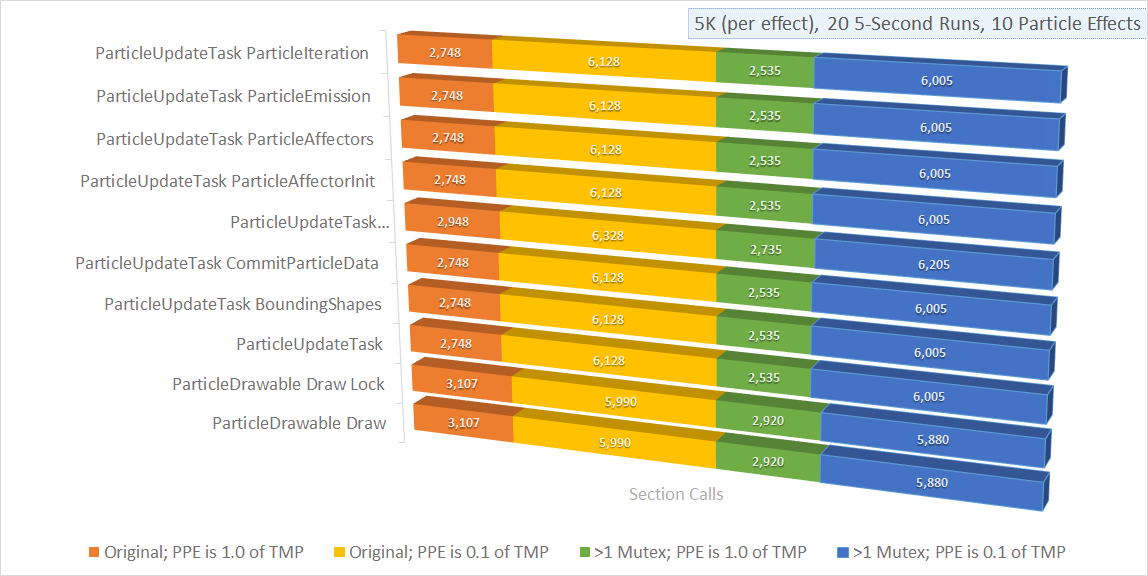
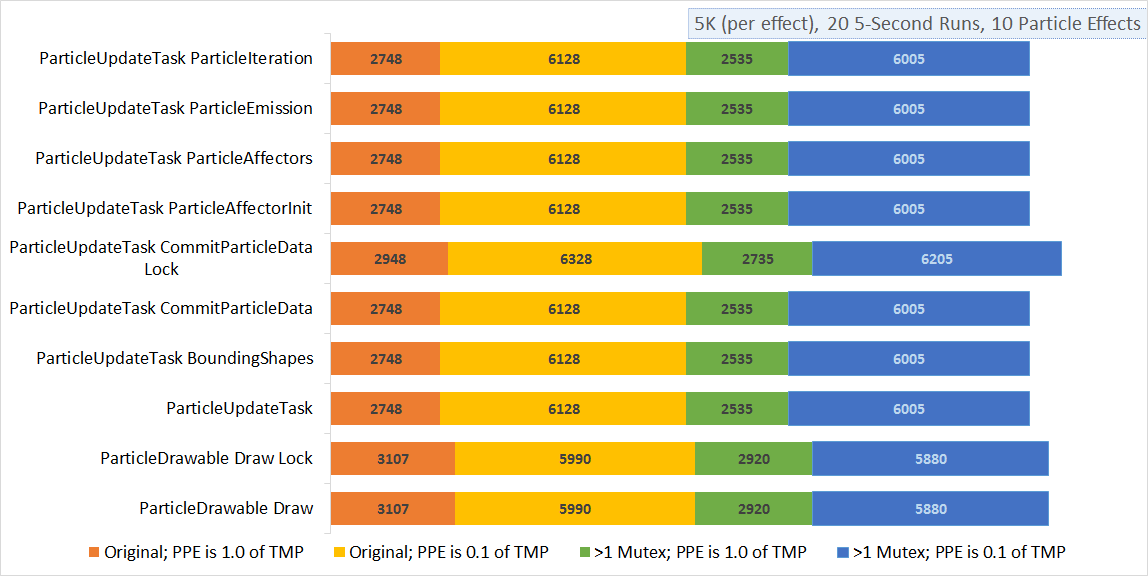
Layers edited between the first and the second (1148, 576) image:
added layer "Layer 3" above "Layer 2" over box(10, 29, 1069, 561)
